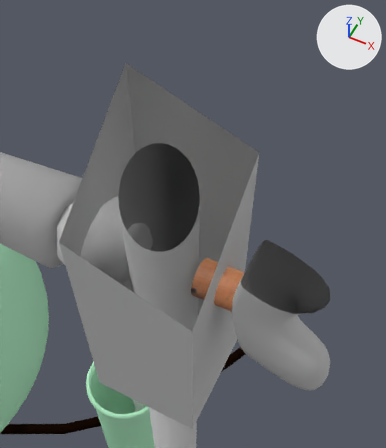
What one commit did to the Blender file Assets/models/house/floor02/lab/chem_lab01a.blend.
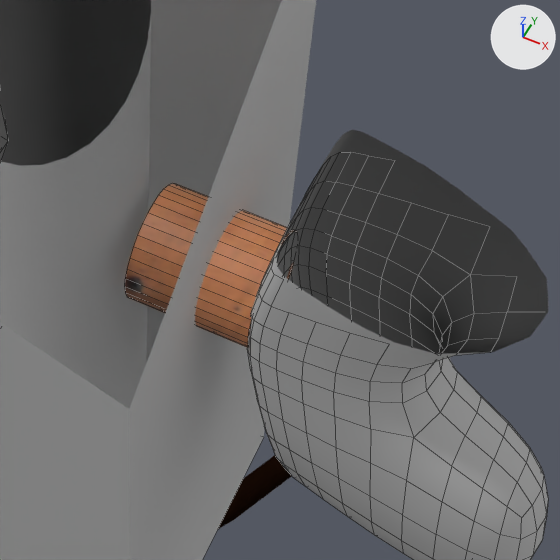
Each version is shown from a camera (50 mm lens) standing at (0.8021, -0.1823, 0.8411) and looking at (0.7504, -0.079, 0.712), then close up on the part from 39% to 87% of the width and 44% to 85% of the height. The lights are fixed; the arrows at upper right show +X, +Y and +Z. The close-ups show mesh edges as thin lines. Everything nearer to the camera than a plane just in front of the edit is cut away.

Objects in the first close-up: 'arm_base', 'gas_hose.000', 'leg', 'turn_key', 'turn_key_screw'.
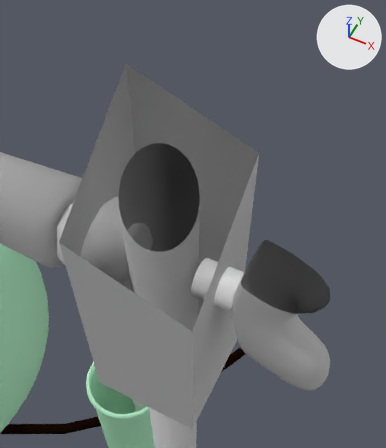
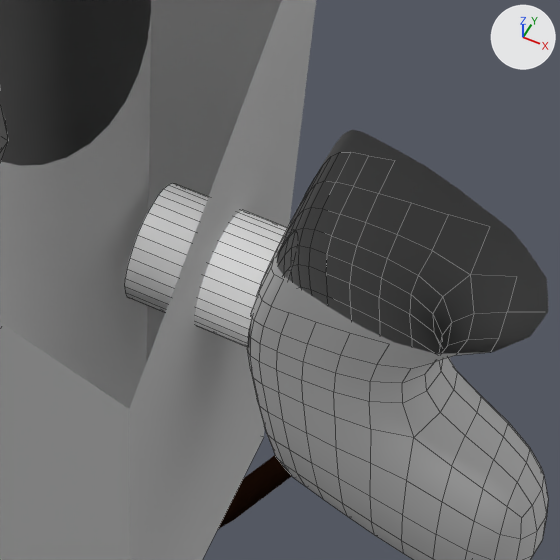
Pixel boxes (x1, y1, x2, y2) of what changed, in the close-ups (560 x 560 px):
'turn_key_screw', recoloured (brown to grey)
    both: (125, 183, 297, 347)

Patch to the scene script:
```diff
--- a/Assets/models/house/floor02/lab/chem_lab01a.blend.py
+++ b/Assets/models/house/floor02/lab/chem_lab01a.blend.py
@@ me_cylinder_010 @@
 me_cylinder_010.from_pydata(...)  # 64 vertices, 32 faces; spans x -0.00661..0.00661, y -0.00661..0.00661, z -0.00707..0.00707
-me_cylinder_010.materials.append(mat_bronzecopper0032_s_color_png)  # picture img_bronzecopper0032_s_color_png
```
